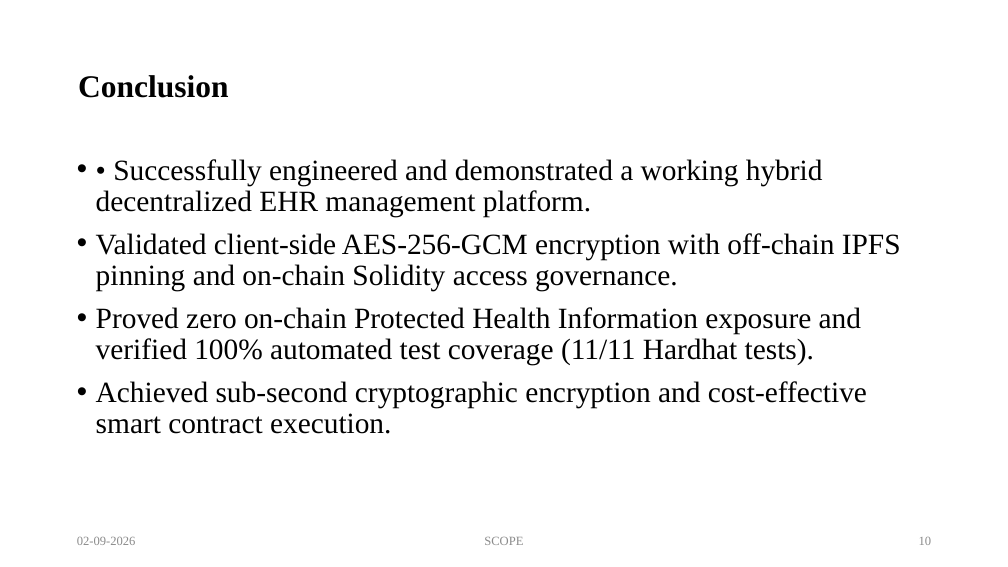
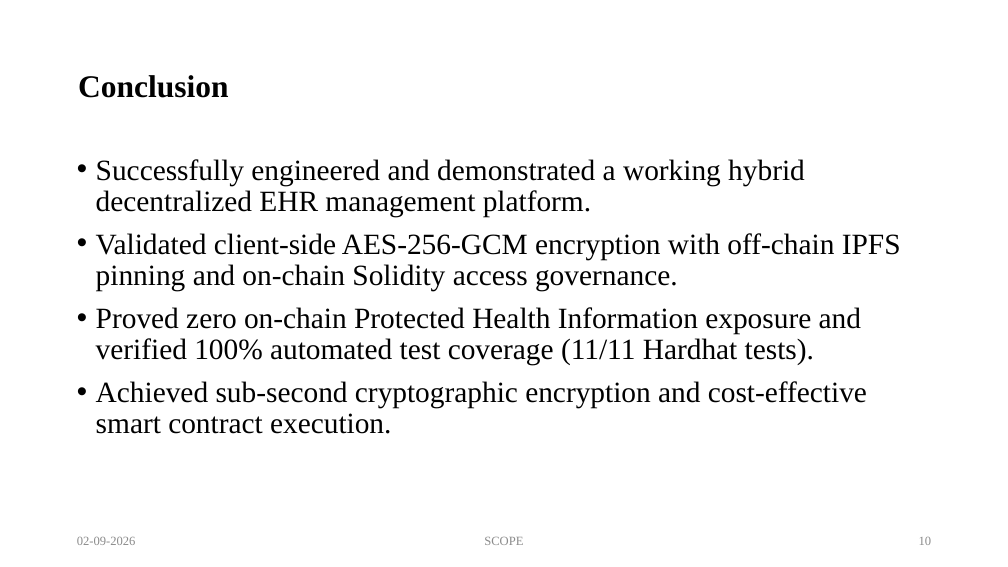
Before and after one commit to ashishanilsikaria/CareChain, a slide deck: slide 10 of docs/reviews/Review 2/Review 2.pptx. Drawn at 1008x567 pixels with LibreOffice and Linux fonts; fonts in the diff are those of the drawing. Boxes give left, top, right and bottom in pixels: in the first picture for what was removed or moved away, otherwise in the second. Text is boxed around its words. In the diff, an @@ line names an element or a change of style, - is before the commit and + after.

```diff
--- a/docs/reviews/Review 2/Review 2.pptx
+++ b/docs/reviews/Review 2/Review 2.pptx
@@ text at [96,159,805,218]: text changed @@
-• • Successfully engineered and demonstrated a working hybrid decentralized EHR management platform.
+• Successfully engineered and demonstrated a working hybrid decentralized EHR management platform.
```
Also in this commit, not shown: 4 other slides changed, 28 other files.
